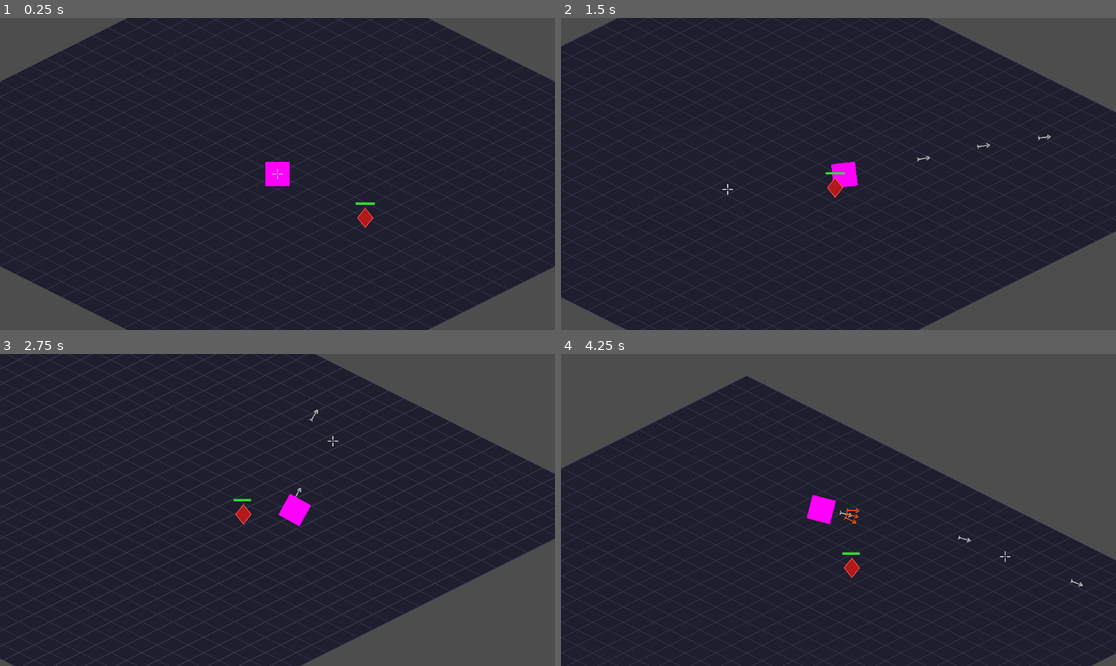
Above: before the commit, frames 1-4 (two rows, left to right).
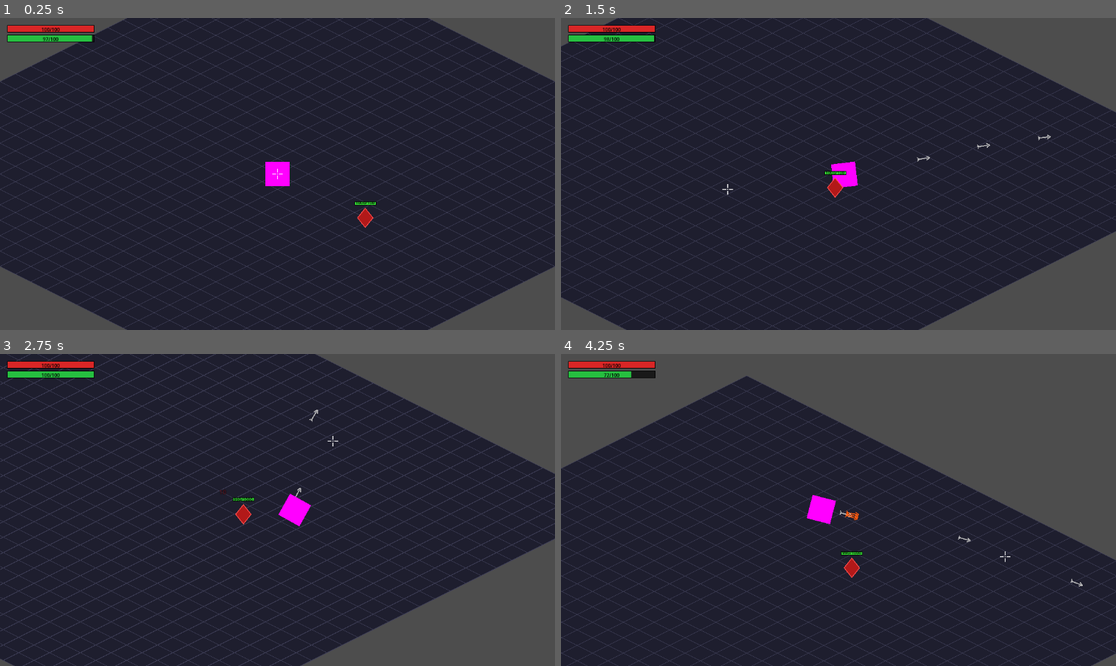
Above: after the commit, the same moments.

Repository: caiojgouvea/arpg
Game: Godot game, scene res://world/world.tscn
The game is run twice, just before and just after one commit, with the same random seed, the same clock (stepped at 60 frames per second) and the same inputs.
Inputs (mouse positions are in pixels of both pictures, inside the frame that each line leads up to):
- Up to frame 1 (0.25 s): no input
- Up to frame 2 (1.5 s): move the mouse to (960, 158) at 0.52 s; press the mouse at (960, 158) at 0.53 s; hold D (move_right) 0.53-1.28 s; move the mouse to (727, 189) at 1.27 s; release the mouse at (727, 189) at 1.28 s; hold S (move_down) from 1.28 s (still down); tap Space (dash) at 1.35 s
- Up to frame 3 (2.75 s): move the mouse to (333, 441) at 2.02 s; release S (move_down) at 2.03 s; press the mouse at (333, 441) at 2.03 s; hold D (move_right) from 2.03 s (still down)
- Up to frame 4 (4.25 s): move the mouse to (810, 572) at 2.77 s; release D (move_right) at 2.78 s; release the mouse at (810, 572) at 2.78 s; hold W (move_up) 2.78-3.53 s; tap Space (dash) at 2.85 s; move the mouse to (1005, 556) at 3.52 s; press the mouse at (1005, 556) at 3.53 s; hold A (move_left) from 3.53 s (still down); right-click (1005, 556) at 4.15 s

The runs differ from the first frame. In frame 1, 0.8% of the frame differs, in the area x 1-68%, y 2-61%; in frame 2, 0.8%; in frame 3, 0.8%; in frame 4, 0.9%, in the area x 1-55%, y 2-65%.
Error before the commit: Parse Error: Cannot infer the type of "fo_ratio" variable because the value doesn't have a set type. (res://hud/hud.gd:23)

Commit message:
Add floating damage numbers, burn stacks UI, black bar borders, skill cooldown reduced to 1.5s

Diff:
--- a/entities/enemies/basic_enemy/basic_enemy.gd
+++ b/entities/enemies/basic_enemy/basic_enemy.gd
@@ -1,11 +1,19 @@
 extends CharacterBody2D
+
+const DAMAGE_NUMBER_SCENE = preload("res://ui/damage_number/damage_number.tscn")
 
 const SPEED = 80.0
 const DETECTION_RANGE = 350.0
-const MAX_HEALTH = 100
+const MAX_HEALTH = 1000
+const BURN_DURATION = 3.0
+const BURN_TICK_RATE = 1.0 / 3.0
+const MAX_BURN_STACKS = 10
 
 var health := MAX_HEALTH
 var _player: Node2D = null
+var _burn_stacks := 0
+var _burn_timer := 0.0
+var _burn_remaining := 0.0
 
 
 func _ready() -> void:
@@ -13,39 +21,84 @@
 	queue_redraw()
 
 
-func _physics_process(_delta: float) -> void:
-	if _player == null:
-		return
-	if global_position.distance_to(_player.global_position) <= DETECTION_RANGE:
+func _physics_process(delta: float) -> void:
+	if _player != null and global_position.distance_to(_player.global_position) <= DETECTION_RANGE:
 		velocity = (_player.global_position - global_position).normalized() * SPEED
 	else:
 		velocity = Vector2.ZERO
 	move_and_slide()
 
+	if _burn_remaining > 0.0:
+		_burn_remaining -= delta
+		_burn_timer += delta
+		while _burn_timer >= BURN_TICK_RATE:
+			_burn_timer -= BURN_TICK_RATE
+			take_damage(_burn_stacks)
+		if _burn_remaining <= 0.0:
+			_burn_stacks = 0
+			_burn_remaining = 0.0
+			_burn_timer = 0.0
+			queue_redraw()
+
 
 func take_damage(amount: int) -> void:
 	health -= amount
 	queue_redraw()
+	_spawn_damage_number(amount)
 	if health <= 0:
 		queue_free()
 
 
+func apply_burn() -> void:
+	_burn_stacks = mini(_burn_stacks + 1, MAX_BURN_STACKS)
+	_burn_remaining = BURN_DURATION
+	queue_redraw()
+
+
+func _spawn_damage_number(amount: int) -> void:
+	var dn := DAMAGE_NUMBER_SCENE.instantiate()
+	get_parent().add_child(dn)
+	dn.global_position = global_position + Vector2(randf_range(-8.0, 8.0), -25.0)
+	dn.init(amount)
+
+
 func _draw() -> void:
-	# Corpo
+	var font := ThemeDB.fallback_font
+	const FONT_SIZE := 9
+
+	# Outline do contorno varia com stacks de fogo
+	var outline := Color(1.0, 0.3, 0.3)
+	var outline_w := 1.5
+	if _burn_stacks > 0:
+		var t := float(_burn_stacks) / float(MAX_BURN_STACKS)
+		outline = Color(1.0, 0.45 + t * 0.55, t * 0.3)
+		outline_w = 1.5 + t * 2.5
+
 	var pts := PackedVector2Array([
-		Vector2(0, -20),
-		Vector2(16, 0),
-		Vector2(0, 20),
-		Vector2(-16, 0),
+		Vector2(0, -20), Vector2(16, 0), Vector2(0, 20), Vector2(-16, 0),
 	])
 	draw_colored_polygon(pts, Color(0.7, 0.1, 0.1))
-	draw_polyline(PackedVector2Array([pts[0], pts[1], pts[2], pts[3], pts[0]]), Color(1.0, 0.3, 0.3), 1.5)
+	draw_polyline(PackedVector2Array([pts[0], pts[1], pts[2], pts[3], pts[0]]), outline, outline_w)
 
 	# Barra de HP
-	const BAR_W := 40.0
-	const BAR_H := 5.0
+	const BAR_W := 44.0
+	const BAR_H := 7.0
 	var bx := -BAR_W / 2.0
-	var by := -32.0
+	var by := -34.0
 	var fill := (float(health) / float(MAX_HEALTH)) * BAR_W
 	draw_rect(Rect2(bx, by, BAR_W, BAR_H), Color(0.15, 0.15, 0.15))
 	draw_rect(Rect2(bx, by, fill, BAR_H), Color(0.2, 0.85, 0.2))
+	draw_rect(Rect2(bx, by, BAR_W, BAR_H), Color(0, 0, 0), false, 1.0)
+
+	var hp_text := "%d/%d" % [health, MAX_HEALTH]
+	draw_string(font, Vector2(bx, by + BAR_H - 1.0), hp_text,
+			HORIZONTAL_ALIGNMENT_CENTER, BAR_W, FONT_SIZE, Color.BLACK)
+
+	# Quadradinho de stacks de fogo
+	if _burn_stacks > 0:
+		const SQ := 14.0
+		var sq_pos := Vector2(BAR_W / 2.0 + 4.0, by)
+		draw_rect(Rect2(sq_pos, Vector2(SQ, SQ)), Color(0.15, 0.15, 0.15))
+		draw_rect(Rect2(sq_pos, Vector2(SQ, SQ)), Color(1.0, 0.5, 0.0), false, 1.0)
+		draw_string(font, Vector2(sq_pos.x, sq_pos.y + SQ - 2.0), str(_burn_stacks),
+				HORIZONTAL_ALIGNMENT_CENTER, SQ, FONT_SIZE, Color(1.0, 0.8, 0.0))
--- a/entities/player/player.gd
+++ b/entities/player/player.gd
@@ -11,7 +11,7 @@
 const DASH_DURATION = 0.15
 const DASH_COOLDOWN = 1.0
 const ATTACK_COOLDOWN = 0.3
-const SKILL_COOLDOWN = 3.0
+const SKILL_COOLDOWN = 1.5
 const SKILL_FOLEGO_COST = 30.0
 
 const MAX_HEALTH = 100
@@ -109,12 +109,12 @@
 
 	# Mouse perto = leque aberto, mouse longe = leque fechado
 	var dist := global_position.distance_to(mouse_pos)
-	var spread := remap(dist, 40.0, 600.0, 0.5, 0.04)
-	spread = clampf(spread, 0.04, 0.5)
+	var spread := remap(dist, 40.0, 600.0, 0.2, 0.003)
+	spread = clampf(spread, 0.003, 0.2)
 
 	for angle in [-spread, 0.0, spread]:
 		var dir := base_dir.rotated(angle)
 		var arrow := ARROW_SCENE.instantiate()
 		get_parent().add_child(arrow)
 		arrow.global_position = global_position
-		arrow.init(dir, fire_color)
+		arrow.init(dir, fire_color, true)
--- a/hud/hud.gd
+++ b/hud/hud.gd
@@ -4,6 +4,7 @@
 const BAR_H := 14.0
 const GAP := 6.0
 const MARGIN := Vector2(16.0, 16.0)
+const FONT_SIZE := 10
 
 var _player: Node = null
 
@@ -19,16 +20,18 @@
 func _draw() -> void:
 	if _player == null:
 		return
-	var hp_ratio := float(_player.health) / float(_player.MAX_HEALTH)
-	var fo_ratio := _player.folego / _player.MAX_FOLEGO
-	_draw_bar(MARGIN, hp_ratio, Color(0.85, 0.15, 0.15), "HP")
-	_draw_bar(MARGIN + Vector2(0.0, BAR_H + GAP), fo_ratio, Color(0.15, 0.75, 0.25), "Folego")
+	var hp_ratio: float = float(_player.health) / float(_player.MAX_HEALTH)
+	var fo_ratio: float = float(_player.folego) / float(_player.MAX_FOLEGO)
+	_draw_bar(MARGIN, hp_ratio, Color(0.85, 0.15, 0.15),
+			"%d/%d" % [_player.health, _player.MAX_HEALTH])
+	_draw_bar(MARGIN + Vector2(0.0, BAR_H + GAP), fo_ratio, Color(0.15, 0.75, 0.25),
+			"%d/%d" % [int(_player.folego), int(_player.MAX_FOLEGO)])
 
 
 func _draw_bar(pos: Vector2, ratio: float, color: Color, label: String) -> void:
-	# Fundo
+	var font := ThemeDB.fallback_font
 	draw_rect(Rect2(pos, Vector2(BAR_W, BAR_H)), Color(0.1, 0.1, 0.1))
-	# Preenchimento
 	draw_rect(Rect2(pos, Vector2(BAR_W * ratio, BAR_H)), color)
-	# Borda
-	draw_rect(Rect2(pos, Vector2(BAR_W, BAR_H)), Color(0.5, 0.5, 0.5), false, 1.0)
+	draw_rect(Rect2(pos, Vector2(BAR_W, BAR_H)), Color(0, 0, 0), false, 1.0)
+	draw_string(font, Vector2(pos.x, pos.y + BAR_H - 2.0), label,
+			HORIZONTAL_ALIGNMENT_CENTER, BAR_W, FONT_SIZE, Color.BLACK)
--- a/skills/arrow/arrow.gd
+++ b/skills/arrow/arrow.gd
@@ -3,15 +3,18 @@
 const SPEED = 600.0
 const MAX_RANGE = 900.0
 const DAMAGE = 10
+const BURN_CHANCE = 0.25
 
 var _direction := Vector2.RIGHT
 var _traveled := 0.0
 var _color := Color(0.75, 0.75, 0.75)
+var _is_fire := false
 
 
-func init(dir: Vector2, color: Color = Color(0.75, 0.75, 0.75)) -> void:
+func init(dir: Vector2, color: Color = Color(0.75, 0.75, 0.75), is_fire: bool = false) -> void:
 	_direction = dir
 	_color = color
+	_is_fire = is_fire
 	rotation = dir.angle()
 
 
@@ -23,6 +26,8 @@
 func _on_body_entered(body: Node2D) -> void:
 	if body.has_method("take_damage"):
 		body.take_damage(DAMAGE)
+		if _is_fire and randf() < BURN_CHANCE and body.has_method("apply_burn"):
+			body.apply_burn()
 		queue_free()
 
 
@@ -35,11 +40,8 @@
 
 
 func _draw() -> void:
-	# Haste
 	draw_line(Vector2(-14, 0), Vector2(8, 0), _color, 2.0)
-	# Ponta
 	draw_line(Vector2(5, -4), Vector2(12, 0), _color, 2.0)
 	draw_line(Vector2(5,  4), Vector2(12, 0), _color, 2.0)
-	# Penas
 	draw_line(Vector2(-10, 0), Vector2(-14, -4), _color, 1.5)
 	draw_line(Vector2(-10, 0), Vector2(-14,  4), _color, 1.5)
--- /dev/null
+++ b/ui/damage_number/damage_number.gd
@@ -0,0 +1,32 @@
+extends Node2D
+
+const FONT_SIZE := 13
+const LIFETIME := 0.9
+
+var _amount := 0
+var _elapsed := 0.0
+var _vel := Vector2.ZERO
+
+
+func init(amount: int) -> void:
+	_amount = amount
+	_vel = Vector2(randf_range(-15.0, 15.0), -55.0)
+	queue_redraw()
+
+
+func _process(delta: float) -> void:
+	_elapsed += delta
+	position += _vel * delta
+	_vel.y += 35.0 * delta
+	modulate.a = 1.0 - (_elapsed / LIFETIME)
+	if _elapsed >= LIFETIME:
+		queue_free()
+
+
+func _draw() -> void:
+	var font := ThemeDB.fallback_font
+	var text := str(_amount)
+	var offsets := [Vector2(-1, -1), Vector2(1, -1), Vector2(-1, 1), Vector2(1, 1)]
+	for o in offsets:
+		draw_string(font, o, text, HORIZONTAL_ALIGNMENT_CENTER, -1, FONT_SIZE, Color.BLACK)
+	draw_string(font, Vector2.ZERO, text, HORIZONTAL_ALIGNMENT_CENTER, -1, FONT_SIZE, Color.RED)
--- /dev/null
+++ b/ui/damage_number/damage_number.tscn
@@ -0,0 +1,6 @@
+[gd_scene format=3 uid="uid://k5mx2pqvtb8r3"]
+
+[ext_resource type="Script" uid="uid://j7nw4rhtqy6c1" path="res://ui/damage_number/damage_number.gd" id="1_dmg"]
+
+[node name="DamageNumber" type="Node2D"]
+script = ExtResource("1_dmg")
Not shown, added: ui/damage_number/damage_number.gd.uid
